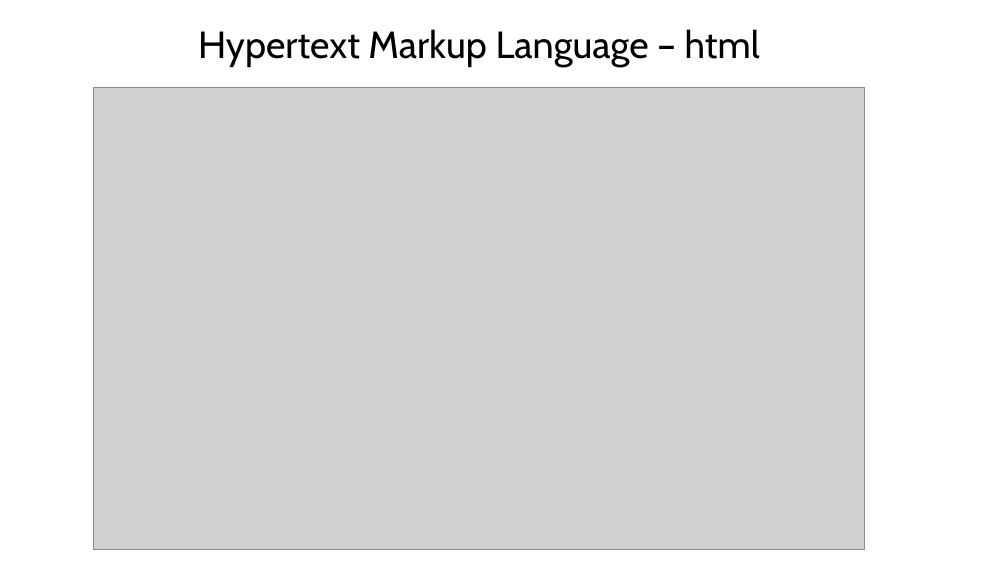
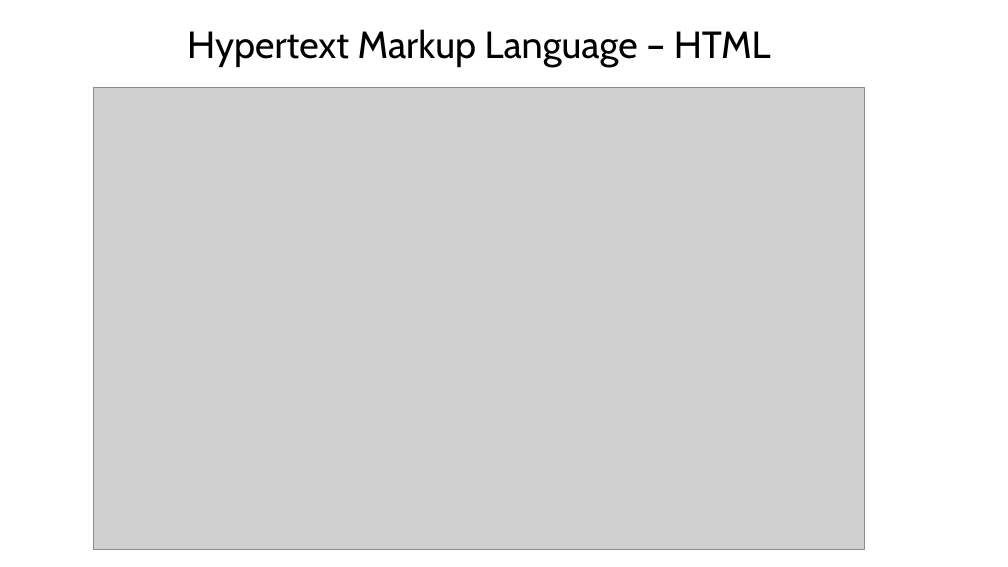
Before and after one commit to bham-carpentries/bham-introduction-to-webscraping, a slide deck: slide 11 of instructors/Introduction to Web Scraping.pptx (slide 5 before the commit). Drawn at 1008x567 pixels with LibreOffice and Linux fonts; fonts in the diff are those of the drawing; grey boxes stand for pictures. Boxes give left, top, right and bottom in pixels: in the first picture for what was removed or moved away, otherwise in the second. Text is boxed around its words. In the diff, an @@ line names an element or a change of style, - is before the commit and + after.

Commit message:
Updates slides

```diff
--- a/instructors/Introduction to Web Scraping.pptx
+++ b/instructors/Introduction to Web Scraping.pptx
@@ text at [187,29,771,67]: text changed @@
-Hypertext Markup Language – html
+Hypertext Markup Language – HTML
```
Also in this commit, not shown: 5 other slides changed, 10 slides added, 2 slides removed, 3 other files.
